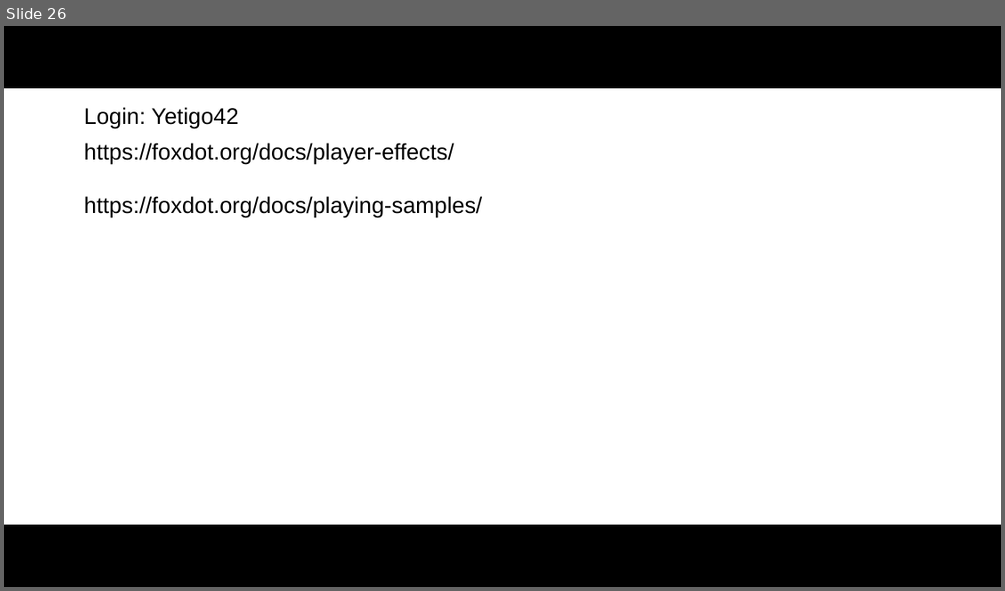
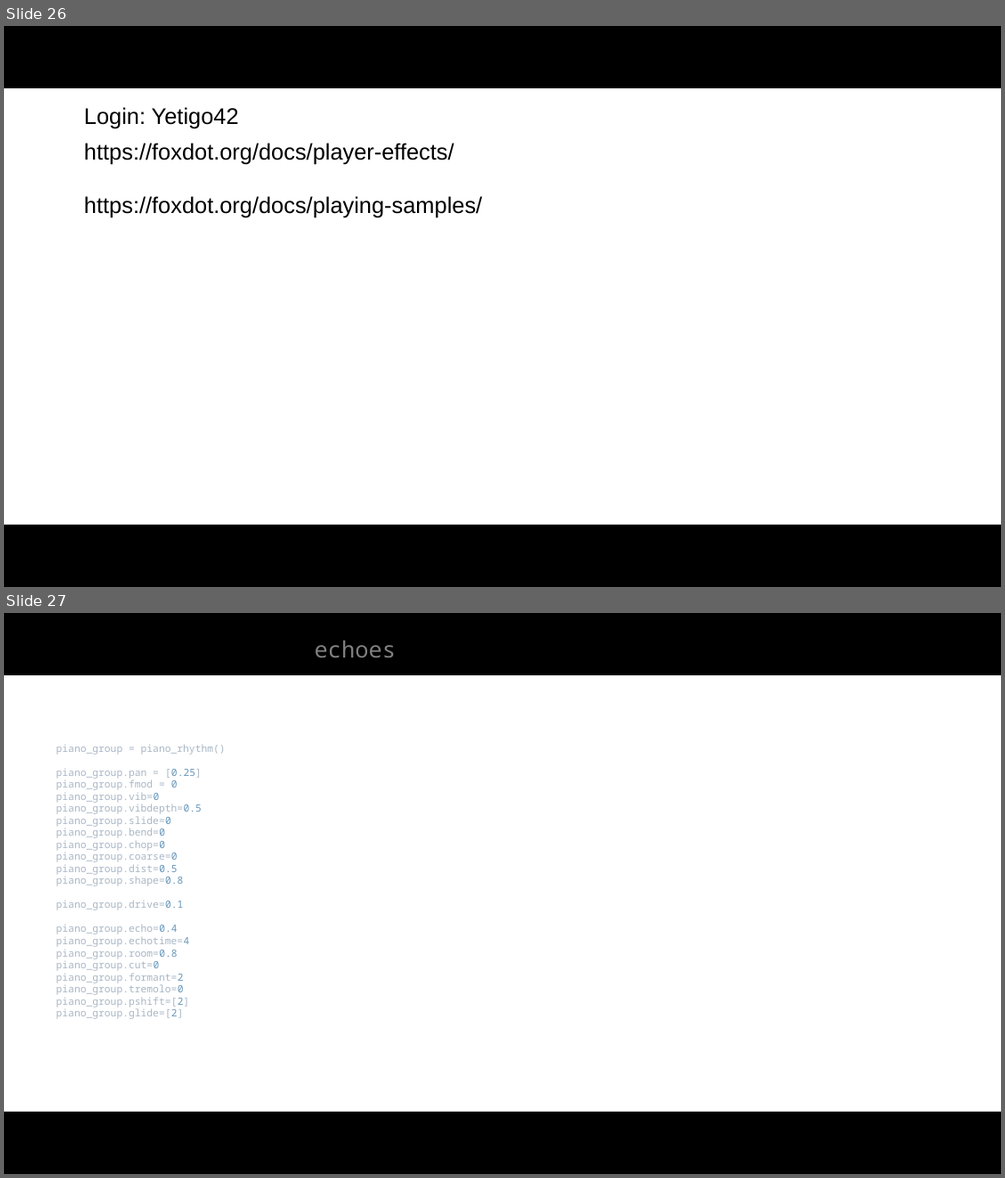
Before and after one commit to butayama/FoxDot, a slide deck: docs/FoxDot_assembled_infos_01.odp. Shown one above the other, each under a label of ours: slide 26 before the commit, slides 26 and 27 after it. The pictures are 1005x591 and 1005x1178 pixels, drawn with LibreOffice and Linux fonts; fonts in the diff are those of the drawing; background and template pictures are left out. Boxes give left, top, right and bottom in pixels: in the first picture for what was removed or moved away, otherwise in the second. Text is boxed around its words. In the diff, an @@ line names an element or a change of style, - is before the commit and + after.

```diff
--- a/docs/FoxDot_assembled_infos_01.odp
+++ b/docs/FoxDot_assembled_infos_01.odp
@@ slide 27 added at [4,613,1001,1174], background #FFFFFF; not listed: 2 template elements that a slide beside it also shows @@
@@ text added at [315,641,396,657], 18 pt, text #808080 @@
+echoes
@@ text added at [57,744,226,1019], 8 pt, text #A9B7C6 @@
+piano_group = piano_rhythm()
+piano_group.pan = [0.25]
+piano_group.fmod = 0
+piano_group.vib=0
+piano_group.vibdepth=0.5
+piano_group.slide=0
+piano_group.bend=0
+piano_group.chop=0
+piano_group.coarse=0
+piano_group.dist=0.5
+piano_group.shape=0.8
+piano_group.drive=0.1
+piano_group.echo=0.4
+piano_group.echotime=4
+piano_group.room=0.8
+piano_group.cut=0
+piano_group.formant=2
+piano_group.tremolo=0
+piano_group.pshift=[2]
+piano_group.glide=[2]
```
Also in this commit, not shown: 7 other files.
